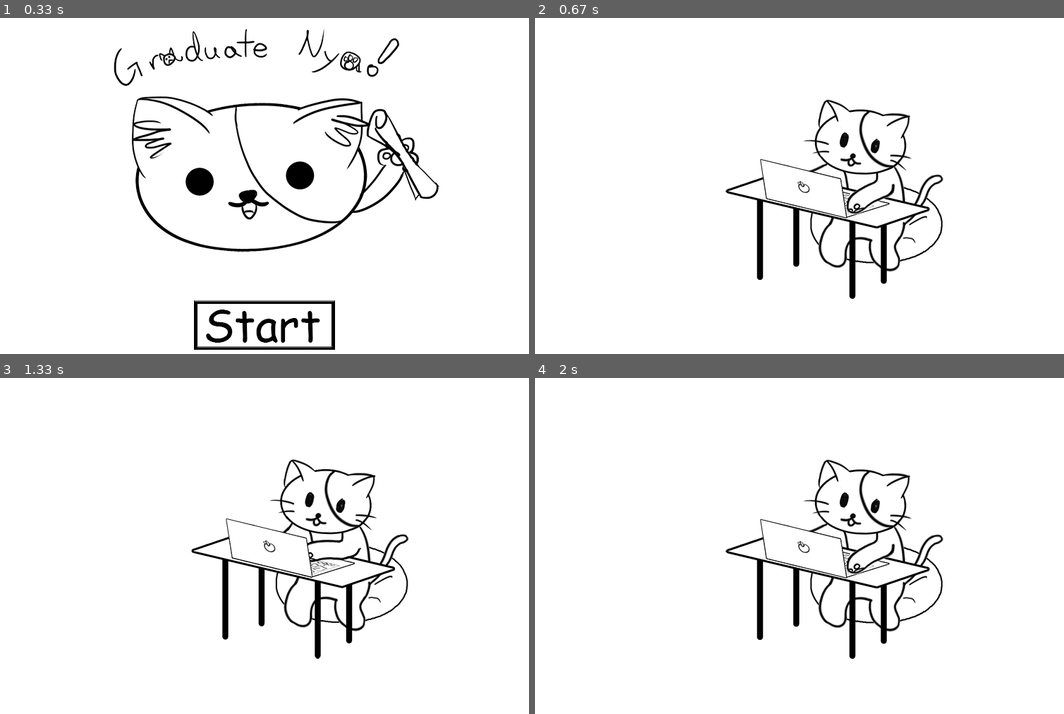
Above: before the commit, frames 1-4 (two rows, left to right).
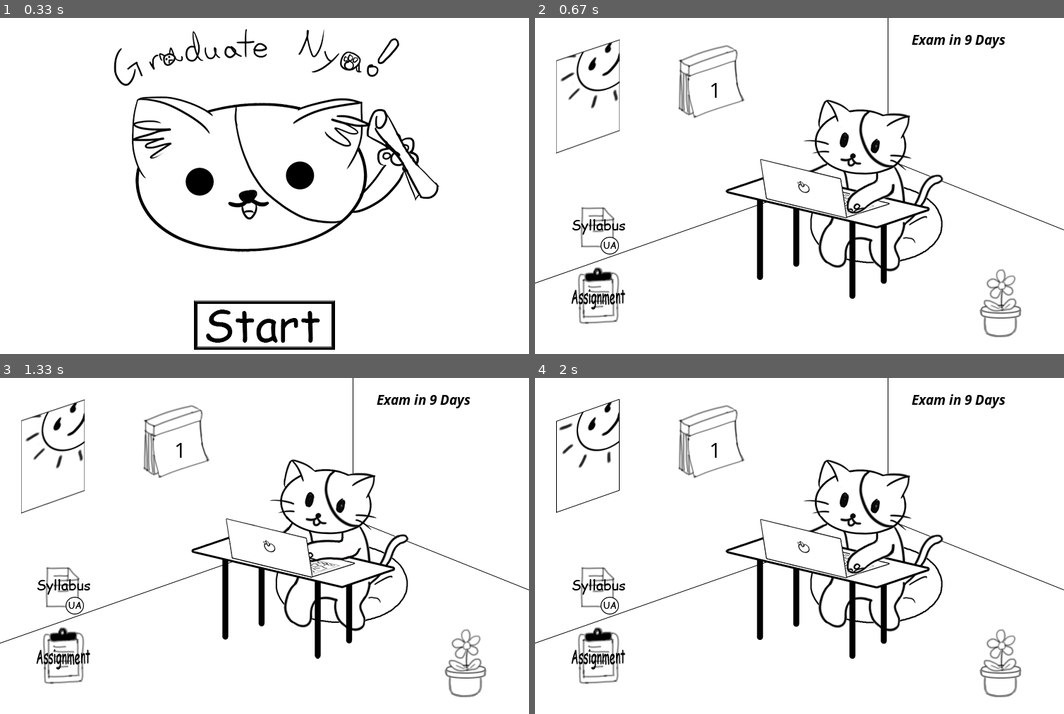
Above: after the commit, the same moments.

Repository: hyunseo6579/Graduate-Nya
Game: pygame game, started from main.py
Same seed, same stepped clock (60 frames per second), same inputs: the game is played once before the commit and once after it.
Inputs (mouse positions are in pixels of both pictures, inside the frame that each line leads up to):
- Up to frame 1 (0.33 s): no input
- Up to frame 2 (0.67 s): press the mouse at (799, 323) at 0.37 s; move the mouse to (720, 233) at 0.47 s; release the mouse at (635, 142) at 0.6 s
- Up to frame 3 (1.33 s): no input
- Up to frame 4 (2 s): no input

Frame 1 is identical in both runs. In frame 2, 3.4% of the frame differs, in the area x 0-100%, y 0-95%; in frame 3, 3.4%; in frame 4, 3.4%.

Commit message:
updated main pg

Diff:
--- a/main.py
+++ b/main.py
@@ -7,16 +7,16 @@
     window = pygame.display.set_mode((750,500))
     run = True
     frame = 0
+    date = 1  # d-1. puzzle changes from assignment to exam depending on the date
 
     title = titlepage(window)
-    mainpg = mainpage(window)
+    mainpg = mainpage(window,date)
 
     while run:
         pygame.time.delay(50)
         for event in pygame.event.get():
                 if event.type == pygame.QUIT:
-                        run = False
-
+                    run = False
         window.fill((255, 255, 255))
 
         if frame == 0:
@@ -25,7 +25,9 @@
                 frame += 1
 
         elif frame == 1:
+            mainpg.draw()
             mainpg.blit()
+            mainpg.showtext(date)
 
         pygame.display.update()
 
@@ -40,6 +42,8 @@
         self.catcoord = ((self.windowsz[0]-541)/2,0)
         self.strtcoord = ((self.windowsz[0]-200)/2,(self.windowsz[1]/5)*4)
         self.strtRect = pygame.Rect(self.strtcoord, (200, 70))
+
+        self.test = pygame.image.load('nyas/calender.png')
 
     def blit(self):
         self.window.blit(self.titlecat,self.catcoord)
@@ -56,18 +60,69 @@
 
 class mainpage:
 
-    def __init__(self,window):
+    def __init__(self,window,date):
+        self.black = (0,0,0)
         self.window = window
         self.windowsz = window.get_size()
         self.catframes = []
+        self.windowframes = []
         for i in range(5):
             self.catframes.append(pygame.image.load('nyas/cat'+str(i+1)+'.png'))
+        for j in range(6):
+            self.windowframes.append(pygame.image.load('nyas/window'+str(j+1)+'.png'))
         self.i = 0  # for cat frames
+        self.j = 0  # for window frames
+        if date < 2:
+            self.puzzleicon = pygame.image.load('nyas/assignment.png')   # load assignment icon
+        else:
+            self.puzzleicon = pygame.image.load('nyas/exam.png')   # load exam icon
+        self.syllabusicon = pygame.image.load('nyas/syllabus.png')
+        self.calender = pygame.image.load('nyas/calender.png')
+        self.flower = pygame.image.load('nyas/flower.png')
+        self.icons = [pygame.Rect((50,250),(80,90)),pygame.Rect((50,350),(80,90)),pygame.Rect((200,30),(100,120))]   # list of buttons(Rects) that can be pressed
 
     def blit(self):
+        # blits frames to make it into an animation
         i = self.i % 5  # switch image every update
+        j = self.j % 6
         self.window.blit(self.catframes[i], (self.windowsz[0]/3,self.windowsz[1]/5))
+        self.window.blit(self.windowframes[j],(30,30))
         self.i = i + 1
+        self.j = j + 1
+        self.window.blit(self.puzzleicon,self.icons[1])
+        self.window.blit(self.syllabusicon,self.icons[0])
+        self.window.blit(self.calender,self.icons[2])
+        self.window.blit(self.flower,pygame.Rect((600,325),(100,140)))
 
+    def draw(self):
+        self.walllines()
+
+    def walllines(self):
+        # next 3 lines are to draw room lining
+        pygame.draw.aaline(self.window,self.black,(0,3*self.windowsz[1]/4),(500,200))
+        pygame.draw.aaline(self.window,self.black,(500,200),(self.windowsz[0],3*self.windowsz[1]/5))
+        pygame.draw.aaline(self.window,self.black,(500,200),(500,0))
+
+    def showtext(self,date):
+        font = pygame.font.SysFont('Comic Sans MS', 32)
+        ddate = font.render(str(date), True, self.black)
+        dateRect = ddate.get_rect()
+        dateRect.center = (255,100)
+
+        font = pygame.font.SysFont('Comic Sans MS', 20, True,True)
+        exam = font.render(("Exam in "+str(10-date)+" Days"), True, self.black)
+        examRect = exam.get_rect()
+        examRect.center = (600,30)
+
+        self.window.blit(exam,examRect)
+        self.window.blit(ddate,dateRect)
+
+    def clicked(self):
+        # 0 is syllabus, 1 is puzzle(assignment or exam)
+        if pygame.mouse.get_pressed()[0]:
+            a,b = pygame.mouse.get_pos()
+            for i in range(2):  # only 0 and 1 are buttons
+                if self.icons[i].collidepoint(a,b):
+                    return i
 
 main()
Binary file added: nyas/assignment.png
Binary file added: nyas/calender.png
Binary file added: nyas/exam.png
Binary file added: nyas/flower.png
Binary file added: nyas/syllabus.png
Binary file added: nyas/window1.png
Binary file added: nyas/window2.png
Binary file added: nyas/window3.png
Binary file added: nyas/window4.png
Binary file added: nyas/window5.png
Binary file added: nyas/window6.png
Not shown, added: editnya/Syllabus.psd
(and 8 more such lines)
